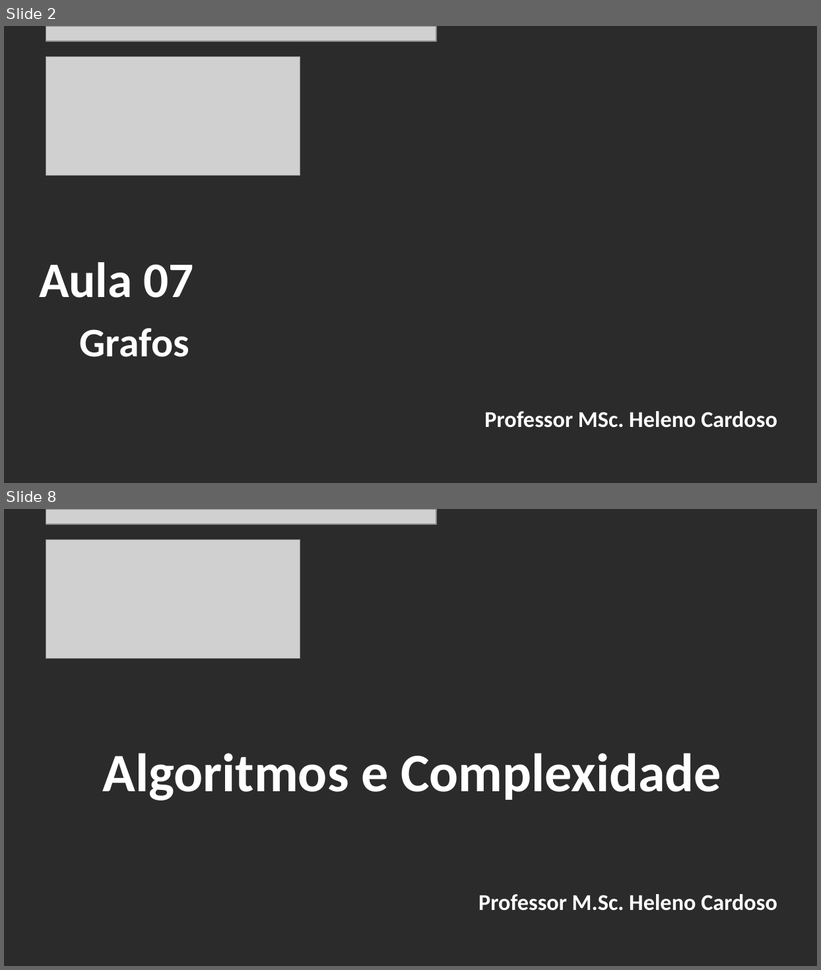
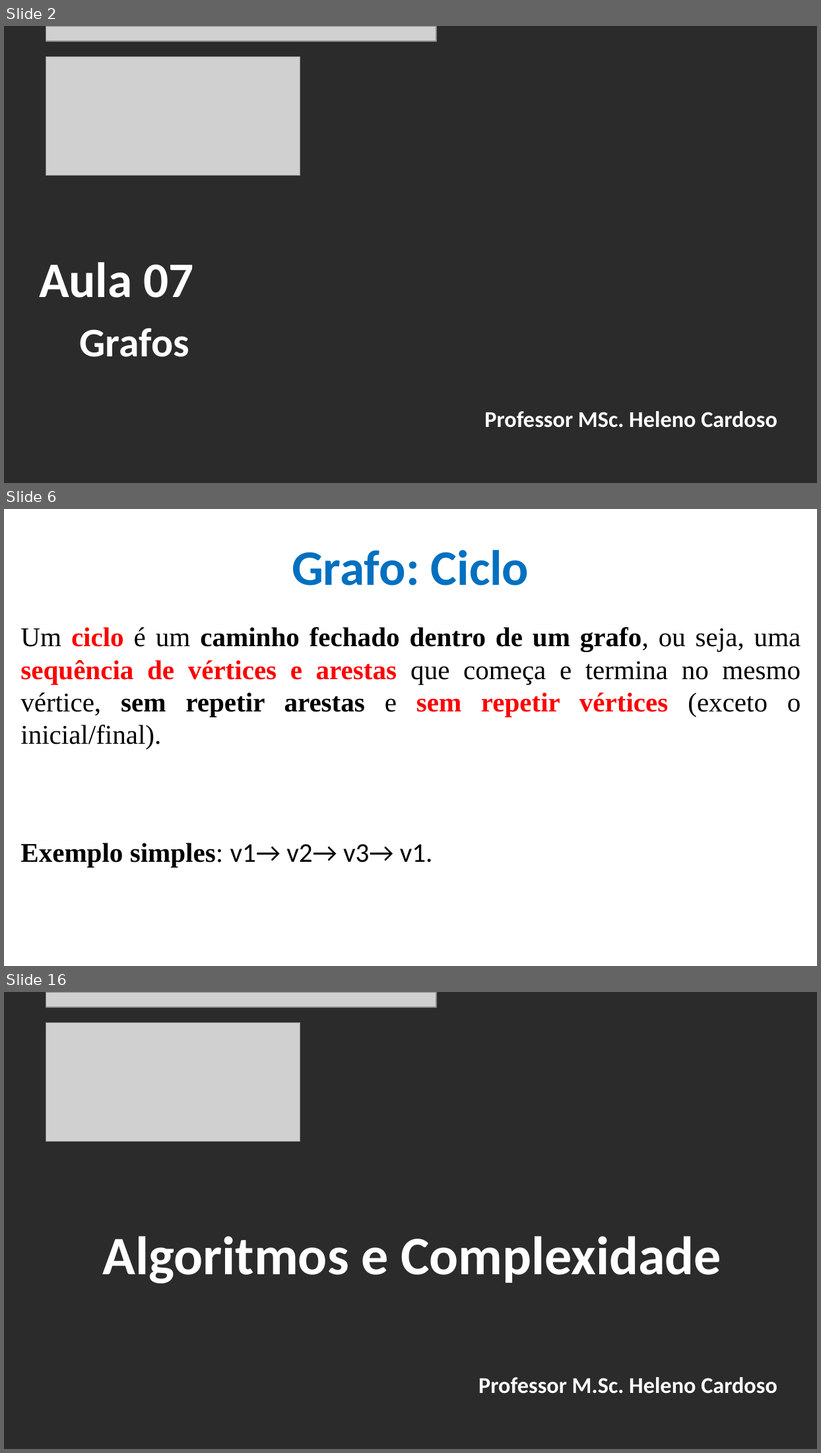
Before and after one commit to CloudEducationBrazil/WydenAlgoritmosEComplexidade, a slide deck: 01 Classes/Aula 07 - Algoritmos e Complexidade - Grafos.pptx. Shown one above the other, each under a label of ours: slides 2 and 8 before the commit, slides 2, 6 and 16 after it; the slides between them are not shown. The pictures are 821x970 and 821x1453 pixels, drawn with LibreOffice and Linux fonts; fonts in the diff are those of the drawing; grey boxes stand for pictures; background and template pictures are left out; a plain dark background stands for a picture behind light text. Boxes give left, top, right and bottom in pixels: in the first picture for what was removed or moved away, otherwise in the second. Text is boxed around its words. In the diff, an @@ line names an element or a change of style, - is before the commit and + after.

Commit message:
Grafos Alg e Complexidade 19Set2025 ...

```diff
--- a/01 Classes/Aula 07 - Algoritmos e Complexidade - Grafos.pptx
+++ b/01 Classes/Aula 07 - Algoritmos e Complexidade - Grafos.pptx
@@ slide 6 added at <box>4,509,817,966</box>, background picture (left out) @@
@@ title added at <box>292,550,529,586</box>, 44 pt, text #0070C0, bold @@
+Grafo: Ciclo
@@ text added at <box>20,627,801,867</box>, 24 pt, text #000000, bold @@
+Um ciclo é um caminho fechado dentro de um grafo, ou seja, uma sequência de vértices e arestas que começa e termina no mesmo vértice, sem repetir arestas e sem repetir vértices (exceto o inicial/final).
+Exemplo simples: v1→ v2→ v3→ v1.
@@ what was slide 8 is now slide 16 @@
```
Also in this commit, not shown: 5 slides changed, 7 other slides added, 1 other file.
